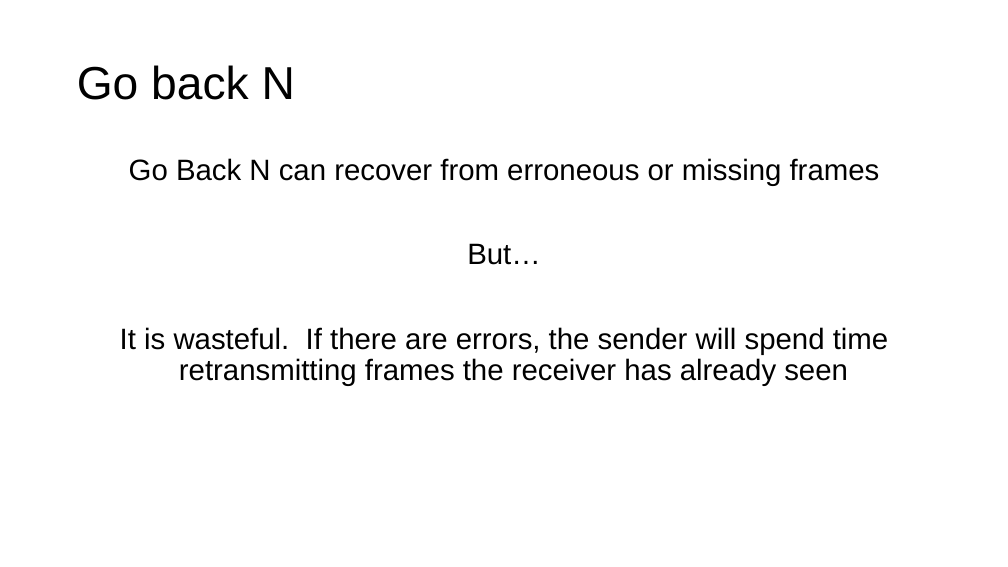
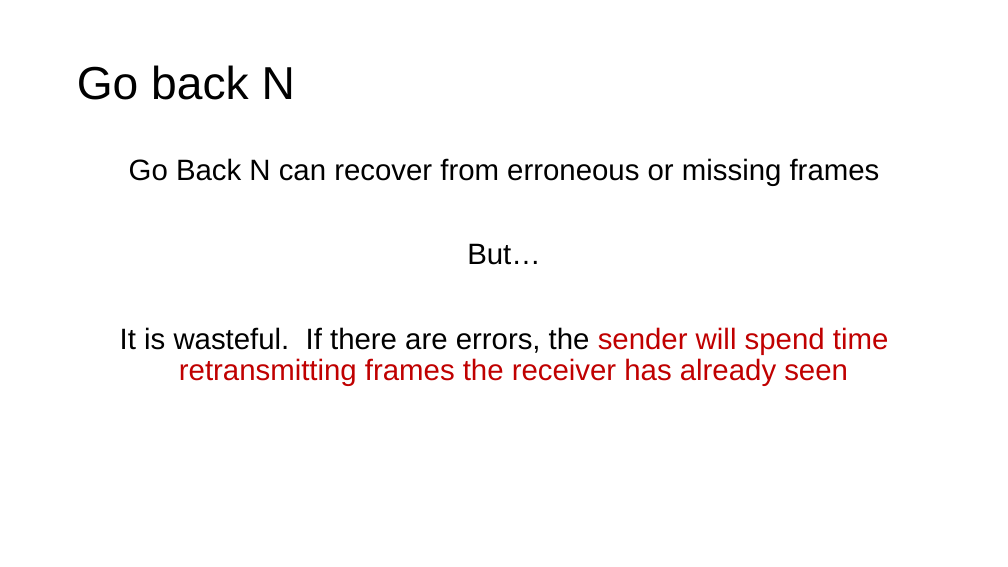
Before and after one commit to ngsrinivas/coursegen, a slide deck: slide 10 of ex/352-S20/lectures/08-ordering-flow-control.pptx. Drawn at 1008x567 pixels with LibreOffice and Linux fonts; fonts in the diff are those of the drawing. Boxes give left, top, right and bottom in pixels: in the first picture for what was removed or moved away, otherwise in the second. Text is boxed around its words. In the diff, an @@ line names an element or a change of style, - is before the commit and + after.

```diff
--- a/ex/352-S20/lectures/08-ordering-flow-control.pptx
+++ b/ex/352-S20/lectures/08-ordering-flow-control.pptx
@@ text at [120, 327, 888, 386]: text colour #000000 to #C00000 in "sender will spend time retransmitting frames the ..." @@
```
Also in this commit, not shown: 8 other slides changed, 2 other files.
